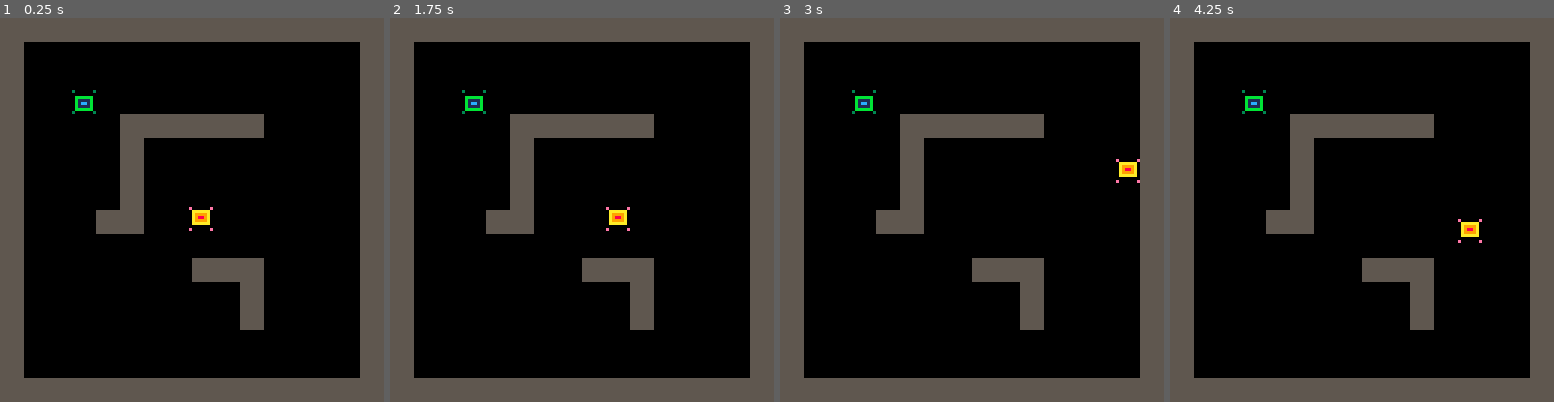
Above: before the commit, frames 1-4 (left to right).
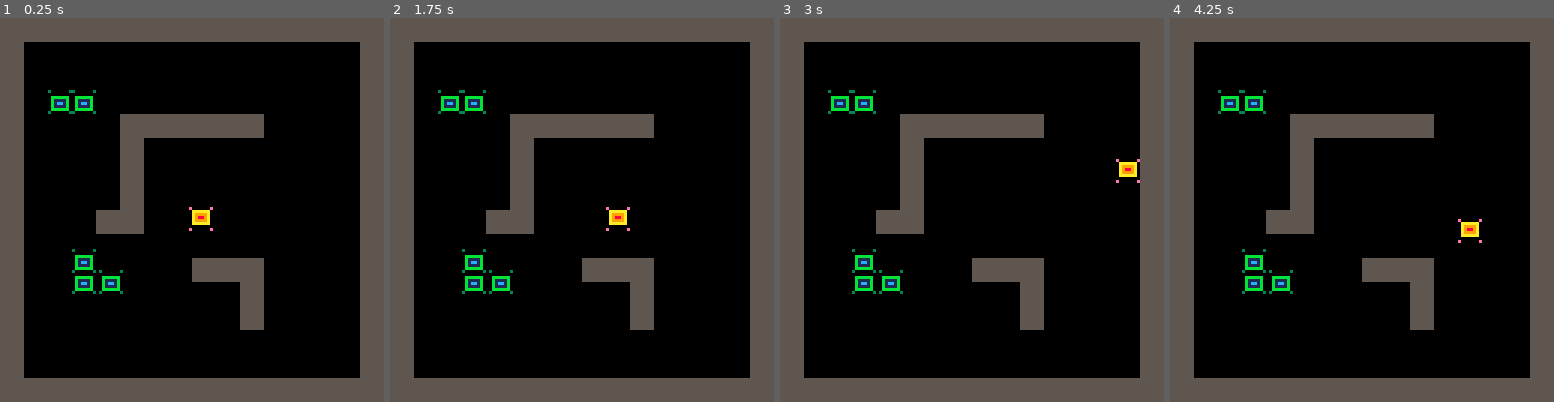
Above: after the commit, the same moments.

Repository: RobertoFreireFerrazPassos/pico8
Game: PICO-8 cartridge pico8topdowntutorial.p8
Same seed, same stepped clock (60 frames per second), same inputs: the game is played once before the commit and once after it.
Inputs:
- Up to frame 1 (0.25 s): no input
- Up to frame 2 (1.75 s): tap X (X key) at 0.33, 1.07 s; tap O (Z key) at 0.7, 1.7 s; hold Right from 1.6 s (still down)
- Up to frame 3 (3 s): tap X (X key) at 1.85, 2.97 s; release Right at 2.1 s; tap O (Z key) at 2.1, 2.5, 2.9 s; hold Up 2.15-2.42 s; hold Right from 2.47 s (still down)
- Up to frame 4 (4.25 s): release Right at 3.03 s; hold Left 3.08-3.58 s; tap O (Z key) at 3.3, 3.7, 4.1 s; hold Down 3.63-3.97 s; hold Right from 4.02 s (still down); tap X (X key) at 4.08 s

The runs differ from the first frame. In frame 1, 0.8% of the frame differs, in the area x 12-33%, y 18-72%; in frame 2, 0.8%; in frame 3, 0.8%; in frame 4, 0.8%.

Commit message:
add list of enemies

Diff:
--- a/pico8topdowntutorial.p8
+++ b/pico8topdowntutorial.p8
@@ -13,7 +12,10 @@
 	cls()
 	map()
 	drawsprite(p)
-	drawsprite(e)
+
+	foreach(enemies, function(e)
+		drawsprite(e)
+	end)
 end
 -->8
 -- utils --
@@ -79,27 +81,51 @@
 	y=63,
 	box={x=1,y=1,w=6,h=5},
 	control = function()
-		local lx,ly=p.x,p.y
+		local lx,ly,ce=p.x,p.y,false
 		local xy=getxy()
 
-		if rects_overlap({x=xy.x,y=p.y,box=p.box},e)==false
-			and collideflag(xy.x,p.y,1)==false then
+		foreach(enemies, function(e)
+			if rects_overlap({x=xy.x,y=p.y,box=p.box},e) then
+				ce=true
+			end
+		end)
+
+		if ce==false and collideflag(xy.x,p.y,1)==false then
 			p.x=xy.x
 		end
 
-		if rects_overlap({x=p.x,y=xy.y,box=p.box},e)==false
-		 and collideflag(p.x,xy.y,1)==false then
+		ce=false
+
+		foreach(enemies, function(e)
+			if rects_overlap({x=p.x,y=xy.y,box=p.box},e) then
+				ce=true
+			end
+		end)
+
+		if ce==false and collideflag(p.x,xy.y,1)==false then
 			p.y=xy.y
 		end
 	end
 }
 -->8
 -- enemy --
-e = {
-	sprt=2,
-	x=24,
-	y=24,
-	box={x=1,y=2,w=6,h=5},
+enemy = {
+		sprt=2,
+		box={x=1,y=2,w=6,h=5},
+}
+
+function createenemy(x,y)
+	return setmetatable(
+		{x=x,y=y},
+		{ __index=enemy })
+end
+
+enemies={
+	createenemy(24,24),
+	createenemy(16,24),
+	createenemy(24,77),
+	createenemy(24,84),
+	createenemy(33,84)
 }
 __gfx__
 00000000e000000e3000000300000000000000000000000000000000000000000000000000000000000000000000000000000000000000000000000000000000
